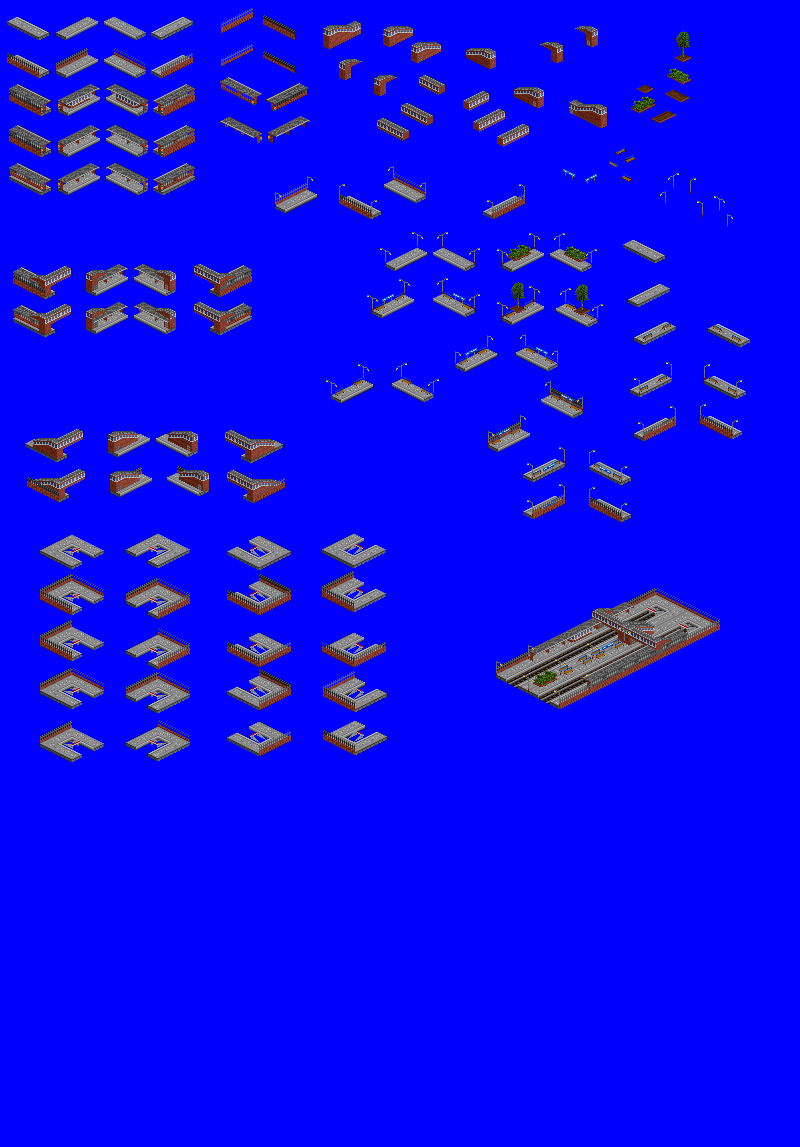
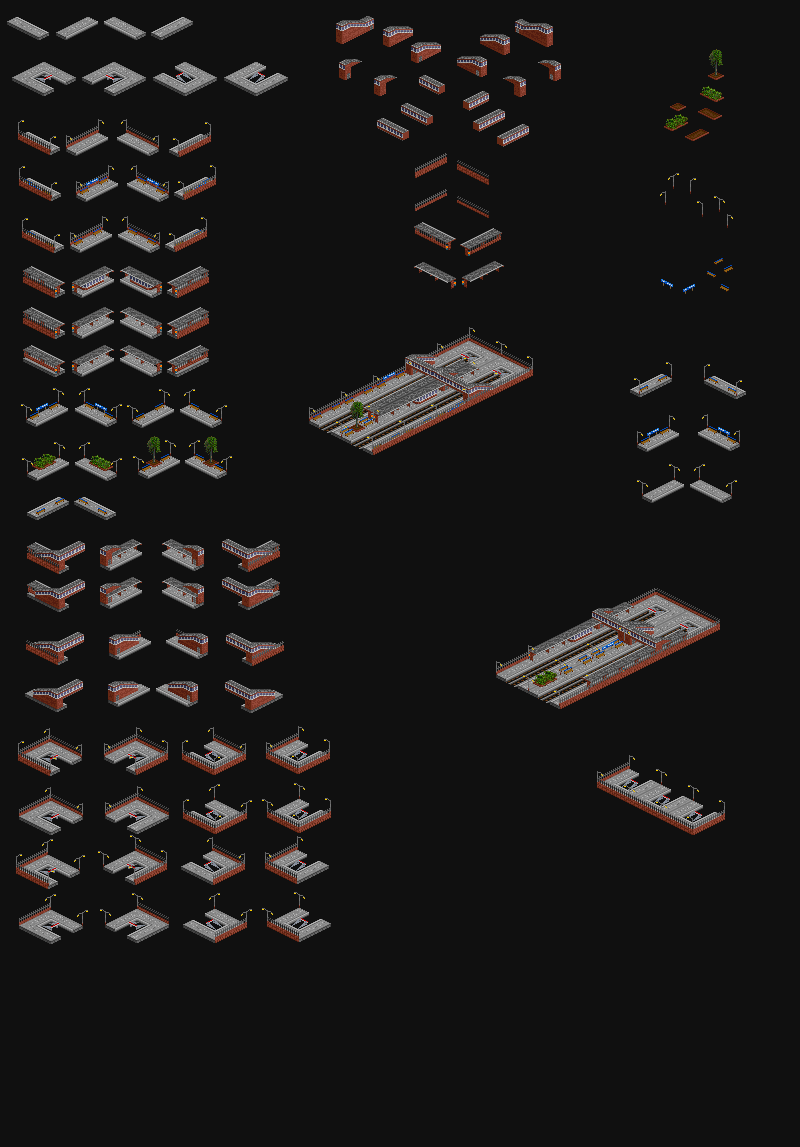
Layer changes from the first (800, 1147) image to the second:
painted on "Pasted Layer" over [7, 8, 750, 944]
added layer "Layer" above "re_suburban.pcx" over [0, 0, 800, 1147]
hid "re_suburban.pcx" over [0, 0, 800, 1147]
